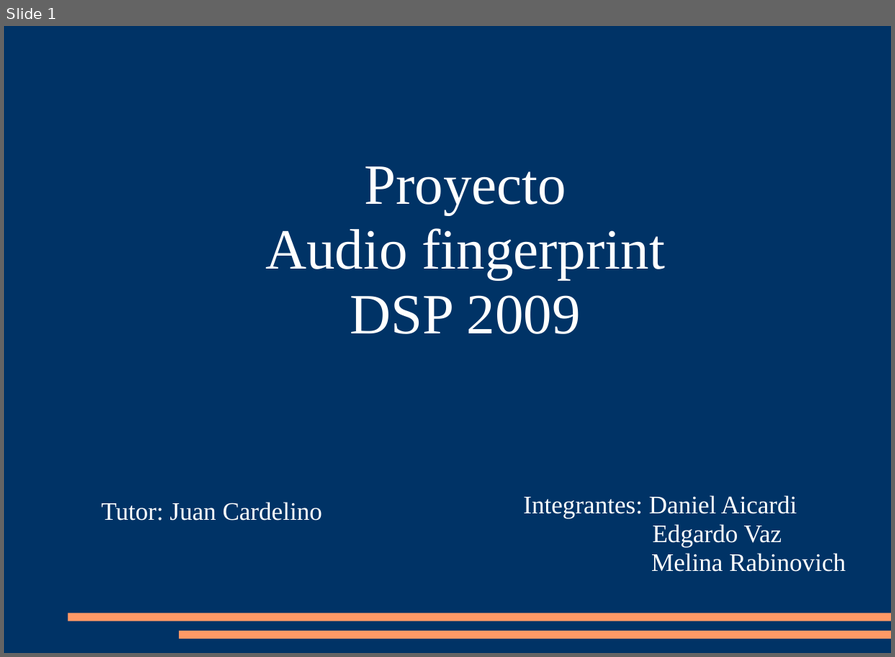
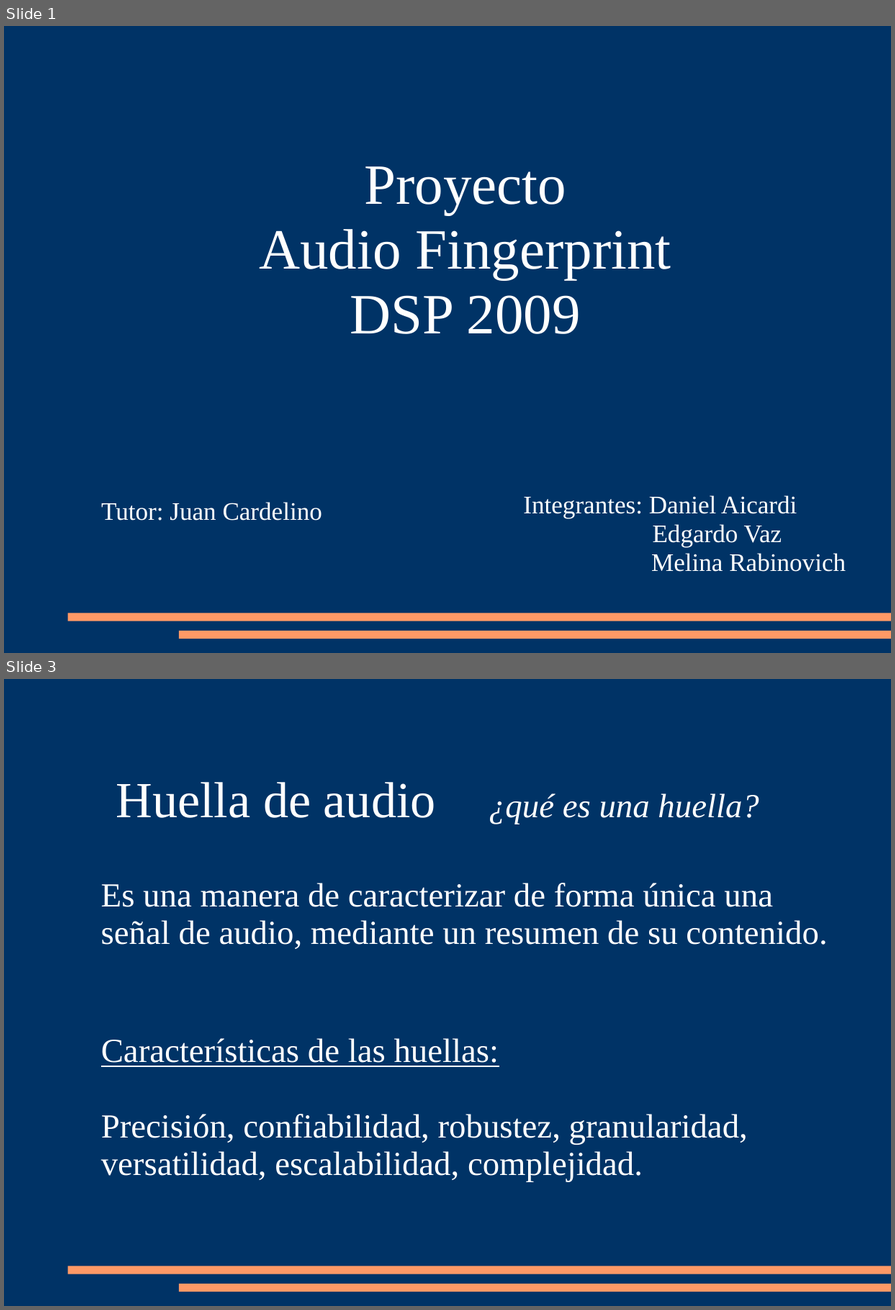
Before and after one commit to mrabinovichm/audio-fingerprint, a slide deck: Presentacion.ppt. Shown one above the other, each under a label of ours: slide 1 before the commit, slides 1 and 3 after it; the slides between them are not shown. The pictures are 895x657 and 895x1310 pixels, drawn with LibreOffice and Linux fonts; fonts in the diff are those of the drawing. Boxes give left, top, right and bottom in pixels: in the first picture for what was removed or moved away, otherwise in the second. Text is boxed around its words. In the diff, an @@ line names an element or a change of style, - is before the commit and + after.

```diff
--- a/Presentacion.ppt
+++ b/Presentacion.ppt
@@ slide 3 added at (4, 679, 891, 1306), background #003366; not listed: 2 template elements that a slide beside it also shows @@
@@ text added at (116, 782, 759, 824), 32 pt, text #FFFFFF, italic @@
+Huella de audio ¿qué es una huella?
@@ text added at (101, 883, 827, 949), 32 pt, text #FFFFFF @@
+Es una manera de caracterizar de forma única una
+señal de audio, mediante un resumen de su contenido.
@@ text added at (101, 1038, 748, 1182), 32 pt, text #FFFFFF @@
+Características de las huellas:
+Precisión, confiabilidad, robustez, granularidad,
+versatilidad, escalabilidad, complejidad.
@@ slide 1 changed as well @@
@@ text at (259, 229, 671, 279): text changed @@
-Audio fingerprint
+Audio Fingerprint
```
Also in this commit, not shown: 5 other slides added, 2 other files.
